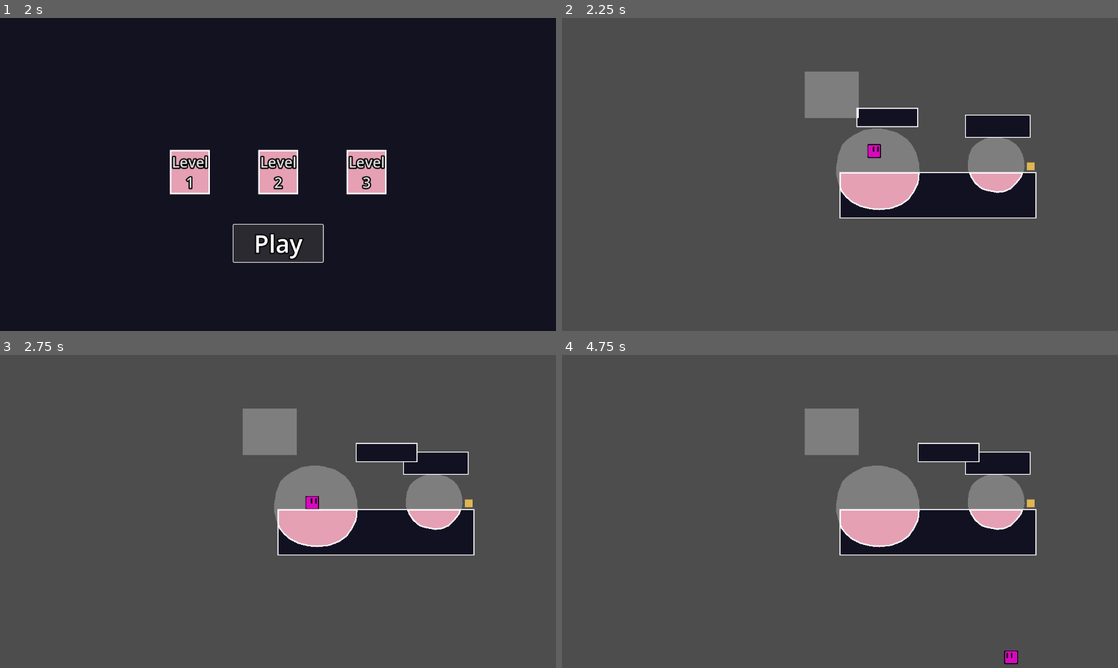
Above: before the commit, frames 1-4 (two rows, left to right).
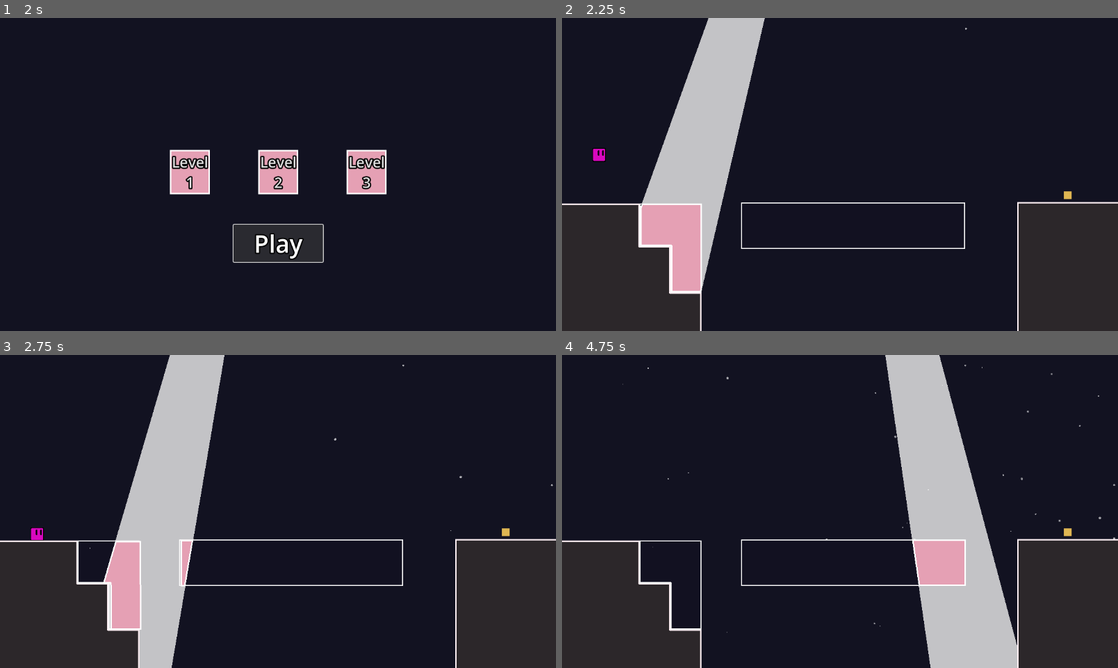
Above: after the commit, the same moments.

Repository: WeDoThingsHere/Godot-Jam-June-2025
Game: Godot game, scene res://scenes/Levels/start_menu.tscn
Same seed, same stepped clock (60 frames per second), same inputs: the game is played once before the commit and once after it.
Inputs:
- Up to frame 1 (2 s): click "Play" at 0.5 s; click "Play" at 1.25 s
- Up to frame 2 (2.25 s): click "Level 1" at 2 s
- Up to frame 3 (2.75 s): no input
- Up to frame 4 (4.75 s): tap Enter (ui_accept) at 2.75 s; hold D (move_right) 2.78-4.28 s; tap Space (jump) at 3.02, 3.77 s; hold A (move_left) from 4.28 s (still down)

Frame 1 is identical in both runs. In frame 2, 96% of the frame differs, in the area x 0-100%, y 0-100%; in frame 3, 96%; in frame 4, 98%.

Commit message:
made first level!

Diff:
--- a/scenes/Levels/001_LevelOne.tscn
+++ b/scenes/Levels/001_LevelOne.tscn
@@ -6,51 +6,55 @@
 [ext_resource type="PackedScene" uid="uid://nhxnwxvg7tii" path="res://scenes/Prefabs/Player.tscn" id="4_o0sr6"]
 [ext_resource type="PackedScene" uid="uid://bytetusxvp5dp" path="res://scenes/killzone.tscn" id="5_jynpa"]
 [ext_resource type="PackedScene" uid="uid://da0vb48bj51jb" path="res://scenes/Prefabs/Goal.tscn" id="6_7u874"]
+[ext_resource type="PackedScene" uid="uid://cq310hw2aa0yd" path="res://scenes/true_platform.tscn" id="7_hkq2j"]
+[ext_resource type="PackedScene" uid="uid://bhfabwws43023" path="res://scenes/dust_spawner.tscn" id="8_a2ux5"]
 
-[sub_resource type="Animation" id="Animation_fsjfv"]
+[sub_resource type="Animation" id="Animation_y8fji"]
 length = 0.001
-tracks/0/type = "value"
+tracks/0/type = "bezier"
 tracks/0/imported = false
 tracks/0/enabled = true
-tracks/0/path = NodePath(".:position")
+tracks/0/path = NodePath(".:rotation")
 tracks/0/interp = 1
 tracks/0/loop_wrap = true
 tracks/0/keys = {
-"times": PackedFloat32Array(0),
-"transitions": PackedFloat32Array(1),
-"update": 0,
-"values": [Vector2(97, -147)]
+"handle_modes": PackedInt32Array(0),
+"points": PackedFloat32Array(-0.305433, -0.25, 0, 0.25, 0),
+"times": PackedFloat32Array(0)
 }
 
-[sub_resource type="Animation" id="Animation_6jvd8"]
-resource_name = "platform_move"
-length = 2.0
+[sub_resource type="Animation" id="Animation_hkq2j"]
+resource_name = "swing"
+length = 6.0
 loop_mode = 1
 tracks/0/type = "value"
 tracks/0/imported = false
 tracks/0/enabled = true
-tracks/0/path = NodePath(".:position")
+tracks/0/path = NodePath(".:rotation")
 tracks/0/interp = 2
 tracks/0/loop_wrap = true
 tracks/0/keys = {
-"times": PackedFloat32Array(0, 1, 2),
+"times": PackedFloat32Array(0, 3, 6),
 "transitions": PackedFloat32Array(1, 1, 1),
 "update": 0,
-"values": [Vector2(97, -147), Vector2(288, -152), Vector2(97, -147)]
+"values": [0.270526, -0.240855, 0.270526]
 }
 
-[sub_resource type="AnimationLibrary" id="AnimationLibrary_urr3w"]
+[sub_resource type="AnimationLibrary" id="AnimationLibrary_nf86m"]
 _data = {
-&"RESET": SubResource("Animation_fsjfv"),
-&"platform_move": SubResource("Animation_6jvd8")
+&"RESET": SubResource("Animation_y8fji"),
+&"swing": SubResource("Animation_hkq2j")
 }
-
-[sub_resource type="WorldBoundaryShape2D" id="WorldBoundaryShape2D_urr3w"]
 
 [sub_resource type="Gradient" id="Gradient_fsjfv"]
 
 [sub_resource type="GradientTexture2D" id="GradientTexture2D_urr3w"]
 gradient = SubResource("Gradient_fsjfv")
+
+[sub_resource type="WorldBoundaryShape2D" id="WorldBoundaryShape2D_hkq2j"]
+normal = Vector2(0.999884, -0.0152654)
+
+[sub_resource type="WorldBoundaryShape2D" id="WorldBoundaryShape2D_urr3w"]
 
 [node name="Level One" type="Node2D"]
 
@@ -59,75 +63,45 @@
 [node name="Platforms" type="Node2D" parent="."]
 
 [node name="PlatformBox" parent="Platforms" instance=ExtResource("2_hkq2j")]
-position = Vector2(108, 10)
+position = Vector2(96, 73)
 
 [node name="PlatformArea" parent="Platforms/PlatformBox" index="0"]
 position = Vector2(59, 57)
 
 [node name="Bounds" parent="Platforms/PlatformBox/PlatformArea" index="0"]
-polygon = PackedVector2Array(-168, -72, 240, -72, 240, 24, -168, 24)
+polygon = PackedVector2Array(-360, -72, 104, -72, 104, 24, -360, 24)
 uv = PackedVector2Array(-168, -72, 240, -72, 240, 24, -168, 24)
 
-[node name="PlatformBox3" parent="Platforms" instance=ExtResource("2_hkq2j")]
-position = Vector2(400, -109)
-
-[node name="PlatformArea" parent="Platforms/PlatformBox3" index="0"]
-position = Vector2(59, 57)
-
-[node name="Bounds" parent="Platforms/PlatformBox3/PlatformArea" index="0"]
-polygon = PackedVector2Array(-200, -72, -64, -72, -64, -24, -200, -24)
-uv = PackedVector2Array(-200, -72, -64, -72, -64, -24, -200, -24)
-
 [node name="PlatformBox2" parent="Platforms" instance=ExtResource("2_hkq2j")]
-position = Vector2(97, -147)
+position = Vector2(-106, 147)
 
 [node name="PlatformArea" parent="Platforms/PlatformBox2" index="0"]
 position = Vector2(59, 57)
 
 [node name="Bounds" parent="Platforms/PlatformBox2/PlatformArea" index="0"]
-polygon = PackedVector2Array(-136, -48, -8, -48, -8, -8, -136, -8)
-uv = PackedVector2Array(-136, -48, -8, -48, -32, -8, -136, -8)
-
-[node name="AnimationPlayer" type="AnimationPlayer" parent="Platforms/PlatformBox2"]
-libraries = {
-&"": SubResource("AnimationLibrary_urr3w")
-}
-autoplay = "platform_move"
+polygon = PackedVector2Array(-240, 40, -240, -144, -368, -144, -368, -56, -304, -56, -304, 40)
+uv = PackedVector2Array(-240, 24, -240, -96, -368, -96, -368, -32, -296, -32, -296, 24)
 
 [node name="Lights" type="Node2D" parent="."]
+position = Vector2(-67, -263)
 
-[node name="Light1" parent="Lights" instance=ExtResource("3_a2ux5")]
-position = Vector2(136, -12)
+[node name="TiltingLight" parent="Lights" instance=ExtResource("3_a2ux5")]
+position = Vector2(71, -785)
+rotation = -0.305433
 
-[node name="Polygon2D" parent="Lights/Light1/LitArea" index="1"]
-modulate = Color(1, 1, 1, 0.27451)
-polygon = PackedVector2Array(-140.033, -27.8162, -131.542, -49.5224, -120.79, -60.5775, -108.067, -69.6652, -88.0742, -79.6616, -64.446, -83.2967, -45.3619, -82.388, -18.0988, -75.1178, 2.80305, -61.4862, 13.7082, -48.7634, 22.2247, -32.3402, 28.0078, -10.8602, 28.8121, 8.93458, 27.1593, 29.5957, 18.0684, 47.7776, 7.32456, 63.48, -8.37792, 75.0503, -29.8655, 83.3148, -54.4642, 85.534, -72.8408, 84.1412, -93.502, 79.1825, -111.684, 70.0916, -124.08, 59.3478, -133.998, 46.9511, -140.423, 26.7186, -143.669, 13.0786, -143.669, -4.18807)
-uv = PackedVector2Array(-128, -16, -120, -40, -112, -48, -104, -48, -88, -56, -64, -72, -56, -72, -40, -64, -32, -64, -24, -56, -16, -48, -16, -40, 0, -8, 0, 16, -8, 24, -16, 40, -24, 56, -40, 56, -48, 56, -64, 56, -72, 56, -88, 56, -104, 32, -112, 24, -120, 16, -120, 8, -120, 0)
+[node name="Polygon2D" parent="Lights/TiltingLight/LitArea" index="1"]
+modulate = Color(1, 1, 1, 0.745098)
+polygon = PackedVector2Array(-14.5551, -3.9146, 7.59131, -3.99697, 72.6787, 1698.34, -150.191, 1698.34)
+uv = PackedVector2Array(-12.2161, -3.31395, 7.59131, -3.99697, 72.6787, 1698.34, -150.191, 1698.34)
 
-[node name="Light2" parent="Lights" instance=ExtResource("3_a2ux5")]
-position = Vector2(382, -21)
+[node name="AnimationPlayer" type="AnimationPlayer" parent="Lights/TiltingLight"]
+libraries = {
+&"": SubResource("AnimationLibrary_nf86m")
+}
+autoplay = "swing"
 
-[node name="Polygon2D" parent="Lights/Light2/LitArea" index="1"]
-modulate = Color(1, 1, 1, 0.27451)
-polygon = PackedVector2Array(-114.916, -18.5103, -108.707, -34.0333, -101.768, -40.8946, -93.0751, -47.1038, -79.4148, -53.9339, -63.2708, -56.4176, -50.2315, -55.7967, -31.6039, -50.8293, -17.3226, -41.5155, -9.87163, -32.8226, -4.05266, -21.6014, -0.101332, -6.92506, 0.610497, 4.33969, -1.90847, 16.8822, -6.11785, 27.1895, -16, 40, -28.1323, 51.4618, -40.6454, 57.2432, -56.4507, 58.9366, -72.256, 56.1143, -86.2732, 52.5908, -94.1758, 47.5105, -103.772, 38.4789, -111.11, 26.625, -114.497, 18.1579, -117.4, 9.43119, -117.4, -2.36632)
-uv = PackedVector2Array(-128, -16, -120, -40, -112, -48, -104, -48, -88, -56, -64, -72, -56, -72, -40, -64, -32, -64, -24, -56, -16, -48, -16, -40, 0, -8, 0, 16, -8, 24, -16, 40, -24, 56, -40, 56, -48, 56, -64, 56, -72, 56, -88, 56, -104, 32, -112, 24, -120, 16, -120, 8, -120, 0)
-
-[node name="Light3" parent="Lights" instance=ExtResource("3_a2ux5")]
-position = Vector2(39, -173)
-
-[node name="Polygon2D" parent="Lights/Light3/LitArea" index="1"]
-modulate = Color(1, 1, 1, 0.27451)
-polygon = PackedVector2Array(-112, -40, -112, 56, 0, 56, 0, -40)
-uv = PackedVector2Array(-112, -40, -112, 56, 0, 56, 0, -40)
-
-[node name="Player" parent="." instance=ExtResource("4_o0sr6")]
-position = Vector2(71, -73)
-
-[node name="Killzone" parent="." instance=ExtResource("5_jynpa")]
-position = Vector2(147, 88)
-
-[node name="CollisionShape2D" type="CollisionShape2D" parent="Killzone"]
-shape = SubResource("WorldBoundaryShape2D_urr3w")
+[node name="Player" parent="." groups=["Player"] instance=ExtResource("4_o0sr6")]
+position = Vector2(-499, -65)
 
 [node name="PointLight2D" type="PointLight2D" parent="."]
 visible = false
@@ -136,17 +110,65 @@
 texture = SubResource("GradientTexture2D_urr3w")
 
 [node name="Goal" parent="." instance=ExtResource("6_7u874")]
-position = Vector2(395, -17)
+position = Vector2(472, 43)
 Level_To_Unlock = "Level_Two"
 
 [node name="Camera2D" type="Camera2D" parent="."]
 
+[node name="DustSpawner" parent="." instance=ExtResource("8_a2ux5")]
+position = Vector2(2, -11)
+
+[node name="True Platforms" type="Node2D" parent="."]
+z_index = 1
+
+[node name="TruePlatform" parent="True Platforms" instance=ExtResource("7_hkq2j")]
+position = Vector2(-311, 140)
+
+[node name="bounds" parent="True Platforms/TruePlatform/StaticBody2D" index="0"]
+polygon = PackedVector2Array(24, 104, -40, 104, -40, 8, -104, 8, -104, -80, -344, -80, -344, 256, 32, 256, 24, 216)
+uv = PackedVector2Array(24, 104, -48, 104, -48, 8, -104, 8, -104, -80, -344, -80, -344, 256, 32, 256, 24, 216)
+
+[node name="TruePlatform2" parent="True Platforms" instance=ExtResource("7_hkq2j")]
+position = Vector2(655, 121)
+
+[node name="bounds" parent="True Platforms/TruePlatform2/StaticBody2D" index="0"]
+polygon = PackedVector2Array(-288, -64, 0, -64, 0, 144, 0, 312, -208, 312, -288, 304)
+uv = PackedVector2Array(-264, -64, 0, -64, 0, 144, 0, 312, -208, 312, -272, 312)
+
+[node name="WorldBounds" type="Node2D" parent="."]
+
+[node name="RightBounds" type="StaticBody2D" parent="WorldBounds"]
+position = Vector2(-576, 0)
+collision_mask = 2
+
+[node name="CollisionShape2D" type="CollisionShape2D" parent="WorldBounds/RightBounds"]
+shape = SubResource("WorldBoundaryShape2D_hkq2j")
+
+[node name="LeftBounds" type="StaticBody2D" parent="WorldBounds"]
+position = Vector2(577, 0)
+rotation = 3.14159
+collision_mask = 2
+
+[node name="CollisionShape2D" type="CollisionShape2D" parent="WorldBounds/LeftBounds"]
+shape = SubResource("WorldBoundaryShape2D_hkq2j")
+
+[node name="Killzone" parent="WorldBounds" instance=ExtResource("5_jynpa")]
+position = Vector2(0, 323)
+
+[node name="CollisionShape2D" type="CollisionShape2D" parent="WorldBounds/Killzone"]
+shape = SubResource("WorldBoundaryShape2D_urr3w")
+
+[node name="Background" type="ColorRect" parent="."]
+z_index = -1
+offset_left = -3249.0
+offset_top = -2256.0
+offset_right = 3379.0
+offset_bottom = 1949.0
+color = Color(0.0705882, 0.0705882, 0.129412, 1)
+
 [editable path="Platforms/PlatformBox"]
-[editable path="Platforms/PlatformBox3"]
 [editable path="Platforms/PlatformBox2"]
-[editable path="Lights/Light1"]
-[editable path="Lights/Light1/LitArea"]
-[editable path="Lights/Light2"]
-[editable path="Lights/Light2/LitArea"]
-[editable path="Lights/Light3"]
-[editable path="Lights/Light3/LitArea"]
+[editable path="Lights/TiltingLight"]
+[editable path="Lights/TiltingLight/LitArea"]
+[editable path="True Platforms/TruePlatform"]
+[editable path="True Platforms/TruePlatform2"]
--- a/scenes/Player.tscn
+++ b/scenes/Player.tscn
@@ -8,7 +8,7 @@
 
 [sub_resource type="CanvasTexture" id="CanvasTexture_v6fml"]
 
-[node name="Player" type="CharacterBody2D"]
+[node name="Player" type="CharacterBody2D" groups=["Player"]]
 scale = Vector2(2, 2)
 collision_layer = 2
 script = ExtResource("1_p0vlq")
--- a/scenes/Prefabs/Goal.tscn
+++ b/scenes/Prefabs/Goal.tscn
@@ -1,10 +1,11 @@
 [gd_scene load_steps=3 format=3 uid="uid://da0vb48bj51jb"]
 
-[ext_resource type="Script" uid="uid://cjbnqvd305ore" path="res://scripts/goal.gd" id="1_tm244"]
+[ext_resource type="Script" path="res://scripts/goal.gd" id="1_tm244"]
 
 [sub_resource type="RectangleShape2D" id="RectangleShape2D_xcwij"]
 
 [node name="Goal" type="Area2D"]
+collision_mask = 2
 script = ExtResource("1_tm244")
 
 [node name="CollisionShape2D" type="CollisionShape2D" parent="."]
--- a/scenes/constant_platform.tscn
+++ /dev/null
@@ -1,3 +0,0 @@
-[gd_scene format=3 uid="uid://dm8whq5rl62vv"]
-
-[node name="constant_platform" type="Node2D"]
--- a/scenes/eric's_platform_test.tscn
+++ b/scenes/eric's_platform_test.tscn
@@ -24,9 +24,9 @@
 "times": PackedFloat32Array(0)
 }
 
-[sub_resource type="Animation" id="Animation_mx8qg"]
-resource_name = "swinging"
-length = 10.0
+[sub_resource type="Animation" id="Animation_hkq2j"]
+resource_name = "swing"
+length = 6.0
 loop_mode = 1
 tracks/0/type = "value"
 tracks/0/imported = false
@@ -35,16 +35,16 @@
 tracks/0/interp = 2
 tracks/0/loop_wrap = true
 tracks/0/keys = {
-"times": PackedFloat32Array(0, 5.03, 10),
+"times": PackedFloat32Array(0, 3, 6),
 "transitions": PackedFloat32Array(1, 1, 1),
 "update": 0,
-"values": [0.673697, -0.757473, 0.673697]
+"values": [0.270526, -0.240855, 0.270526]
 }
 
 [sub_resource type="AnimationLibrary" id="AnimationLibrary_nf86m"]
 _data = {
 &"RESET": SubResource("Animation_y8fji"),
-&"swinging": SubResource("Animation_mx8qg")
+&"swing": SubResource("Animation_hkq2j")
 }
 
 [sub_resource type="Animation" id="Animation_fsjfv"]
@@ -133,6 +133,16 @@
 polygon = PackedVector2Array(-104, 0, -96, -40, -16, -64, 64, -32, 88, 24, 64, 56, 32, 64, -96, 56, -104, 32)
 uv = PackedVector2Array(-104, 0, -96, -40, -16, -64, 64, -32, 88, 24, 64, 56, 32, 64, -96, 56, -104, 32)
 
+[node name="Light4" parent="Lights" instance=ExtResource("3_mx8qg")]
+position = Vector2(-58, -160)
+rotation = -0.305433
+scale = Vector2(1, 1)
+
+[node name="Polygon2D" parent="Lights/Light4/LitArea" index="1"]
+modulate = Color(1, 1, 1, 0.27451)
+polygon = PackedVector2Array(-140.033, -27.8162, -131.542, -49.5224, -120.79, -60.5775, -108.067, -69.6652, -88.0742, -79.6616, -64.446, -83.2967, -45.3619, -82.388, -18.0988, -75.1178, 2.80305, -61.4862, 13.7082, -48.7634, 22.2247, -32.3402, 28.0078, -10.8602, 28.8121, 8.93458, 27.1593, 29.5957, 18.0684, 47.7776, 7.32456, 63.48, -8.37792, 75.0503, -29.8655, 83.3148, -54.4642, 85.534, -72.8408, 84.1412, -93.502, 79.1825, -111.684, 70.0916, -124.08, 59.3478, -133.998, 46.9511, -140.423, 26.7186, -143.669, 13.0786, -143.669, -4.18807)
+uv = PackedVector2Array(-128, -16, -120, -40, -112, -48, -104, -48, -88, -56, -64, -72, -56, -72, -40, -64, -32, -64, -24, -56, -16, -48, -16, -40, 0, -8, 0, 16, -8, 24, -16, 40, -24, 56, -40, 56, -48, 56, -64, 56, -72, 56, -88, 56, -104, 32, -112, 24, -120, 16, -120, 8, -120, 0)
+
 [node name="TiltingLight" parent="Lights" instance=ExtResource("3_mx8qg")]
 position = Vector2(217, -298)
 rotation = -0.305433
@@ -190,7 +200,7 @@
 [node name="DustSpawner" parent="." instance=ExtResource("6_mx8qg")]
 position = Vector2(72, -73)
 
-[node name="ColorRect" type="ColorRect" parent="."]
+[node name="Background" type="ColorRect" parent="."]
 z_index = -1
 offset_left = -3249.0
 offset_top = -2256.0
@@ -218,6 +228,8 @@
 [editable path="Lights/FlickeringLight"]
 [editable path="Lights/FlickeringLight/Light"]
 [editable path="Lights/FlickeringLight/Light/LitArea"]
+[editable path="Lights/Light4"]
+[editable path="Lights/Light4/LitArea"]
 [editable path="Lights/TiltingLight"]
 [editable path="Lights/TiltingLight/LitArea"]
 [editable path="Platform Boxes/PlatformBox"]
Not shown: 1 places in scenes/Levels/001_LevelOne.tscn that only renumber resources
